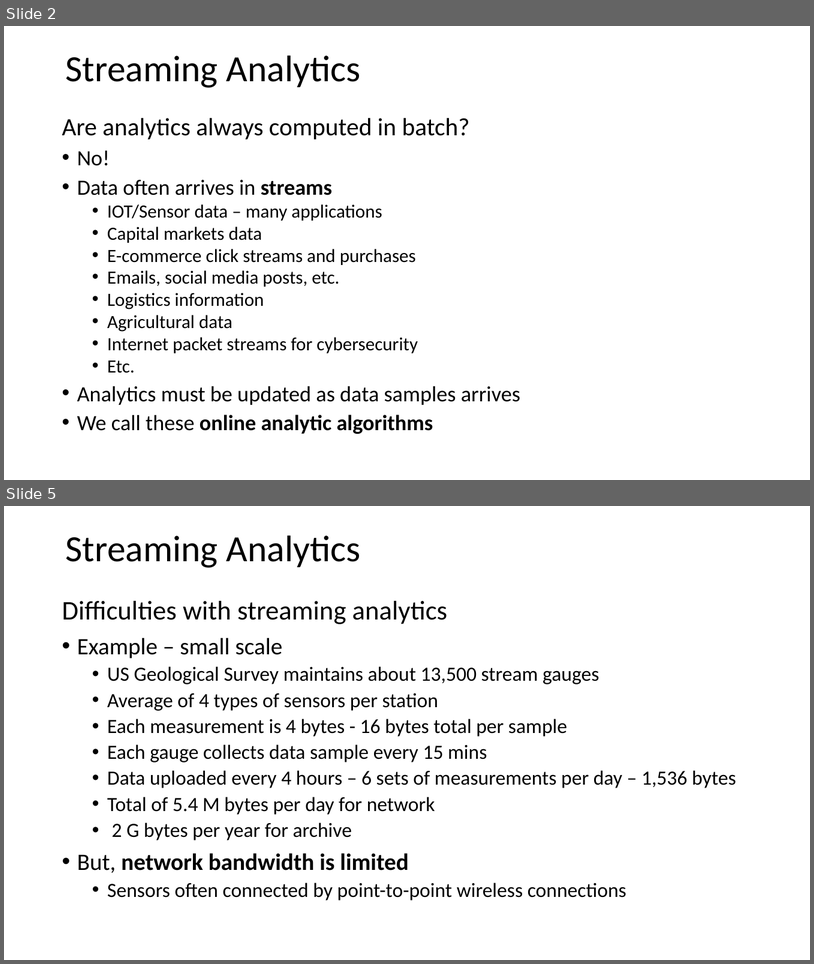
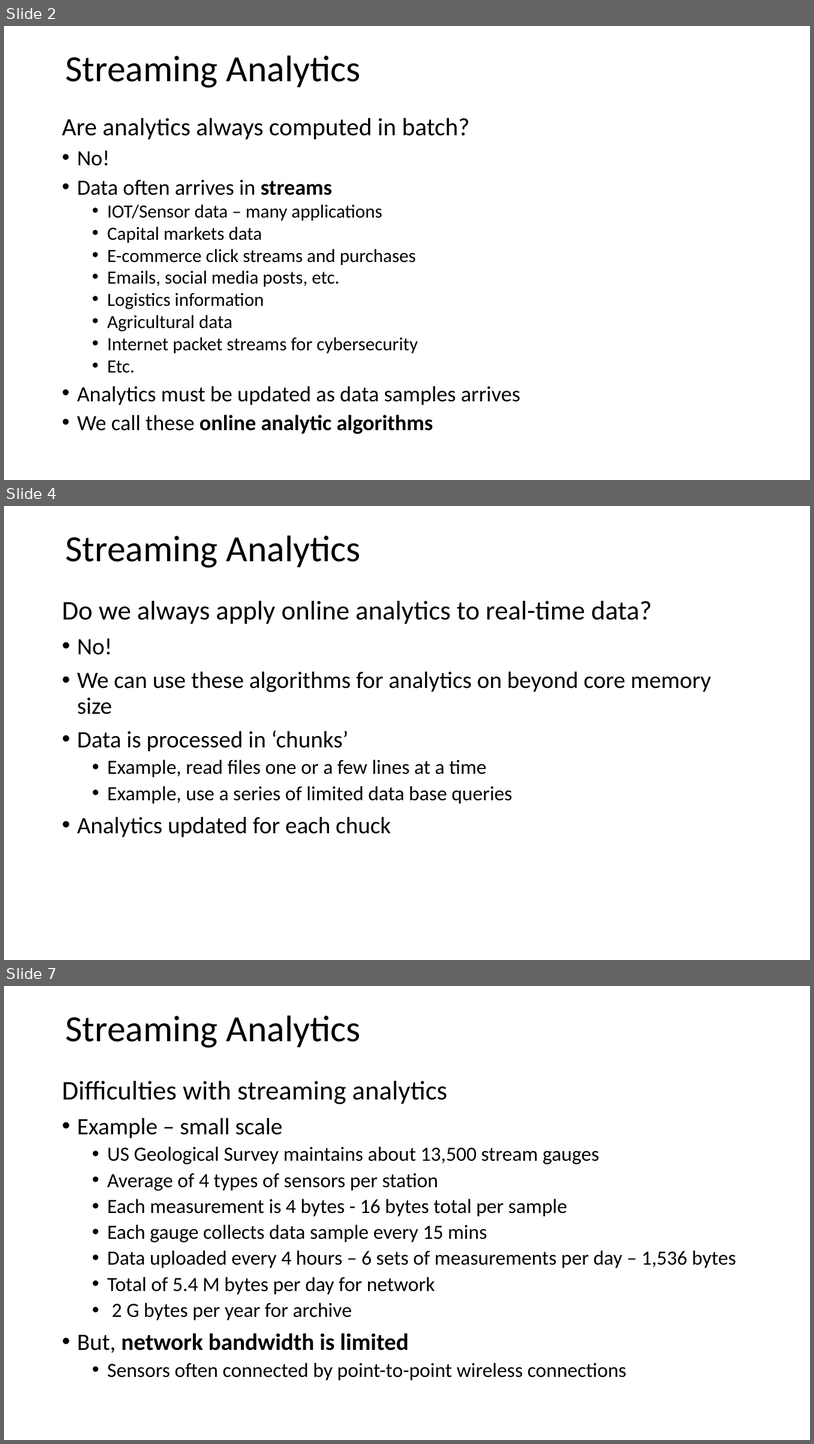
Before and after one commit to harelgabainew/school1, a slide deck: slides/2_StreamingAnalytics.pptx. Shown one above the other, each under a label of ours: slides 2 and 5 before the commit, slides 2, 4 and 7 after it; the slides between them are not shown. The pictures are 814x964 and 814x1444 pixels, drawn with LibreOffice and Linux fonts; fonts in the diff are those of the drawing. Boxes give left, top, right and bottom in pixels: in the first picture for what was removed or moved away, otherwise in the second. Text is boxed around its words. In the diff, an @@ line names an element or a change of style, - is before the commit and + after.

Commit message:
Added slides on online processing

```diff
--- a/slides/2_StreamingAnalytics.pptx
+++ b/slides/2_StreamingAnalytics.pptx
@@ slide 4 added at (x1=4, y1=506, x2=810, y2=960), background #FFFFFF @@
@@ text added at (x1=65, y1=535, x2=361, y2=568), 44 pt, text #000000 @@
+Streaming Analytics
@@ text added at (x1=62, y1=601, x2=711, y2=837), 28 pt, text #000000 @@
+Do we always apply online analytics to real-time data?
+• No!
+• We can use these algorithms for analytics on beyond core memory size
+• Data is processed in ‘chunks’
+  • Example, read files one or a few lines at a time
+  • Example, use a series of limited data base queries
+• Analytics updated for each chuck
@@ what was slide 5 is now slide 7 @@
```
Also in this commit, not shown: 3 slides changed, 1 other slide added.
